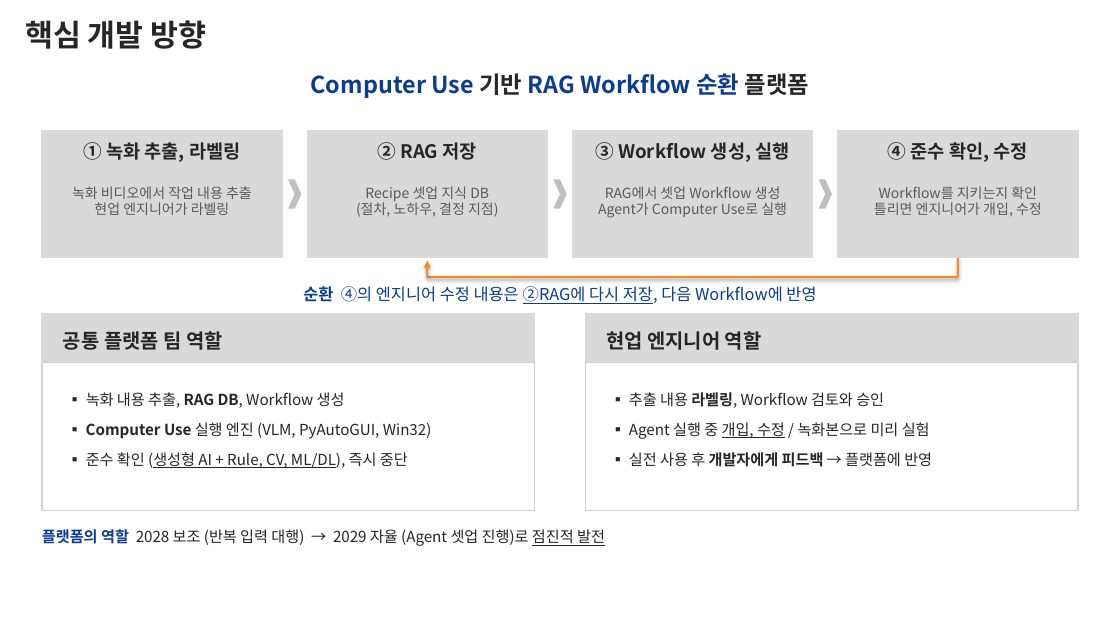
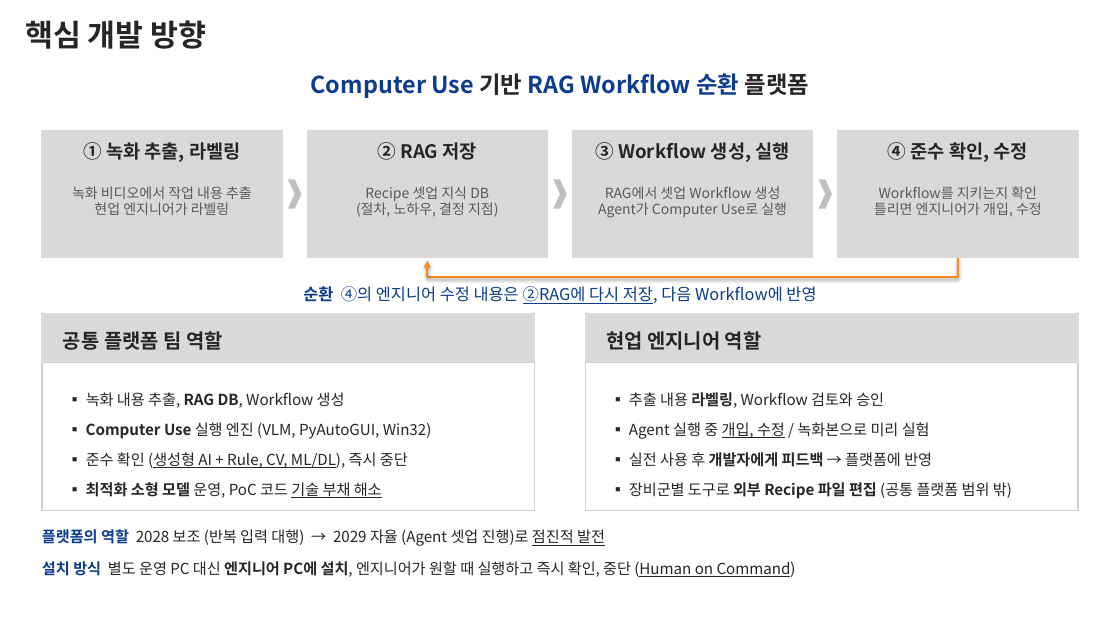
Before and after one commit to DarrenKoi/pm_notes, a slide deck: slide 3 of my-task/arc-tf/deliverables/arc-tf-exec-summary.pptx (slide 4 before the commit). Drawn at 1120x630 pixels with LibreOffice and Linux fonts; fonts in the diff are those of the drawing. Boxes give left, top, right and bottom in pixels: in the first picture for what was removed or moved away, otherwise in the second. Text is boxed around its words. In the diff, an @@ line names an element or a change of style, - is before the commit and + after.

```diff
--- a/my-task/arc-tf/deliverables/arc-tf-exec-summary.pptx
+++ b/my-task/arc-tf/deliverables/arc-tf-exec-summary.pptx
@@ text at (x1=86, y1=482, x2=382, y2=498): paragraph added @@
+▪ 최적화 소형 모델 운영, PoC 코드 기술 부채 해소
@@ text at (x1=629, y1=482, x2=1012, y2=499): paragraph added @@
+▪ 장비군별 도구로 외부 Recipe 파일 편집 (공통 플랫폼 범위 밖)
@@ text added at (x1=42, y1=561, x2=796, y2=577), 13 pt, text #262626 @@
+설치 방식 별도 운영 PC 대신 엔지니어 PC에 설치, 엔지니어가 원할 때 실행하고 즉시 확인, 중단 (Human on Command)
```
Also in this commit, not shown: 1 other slide changed, 1 slide removed, 9 other files.
